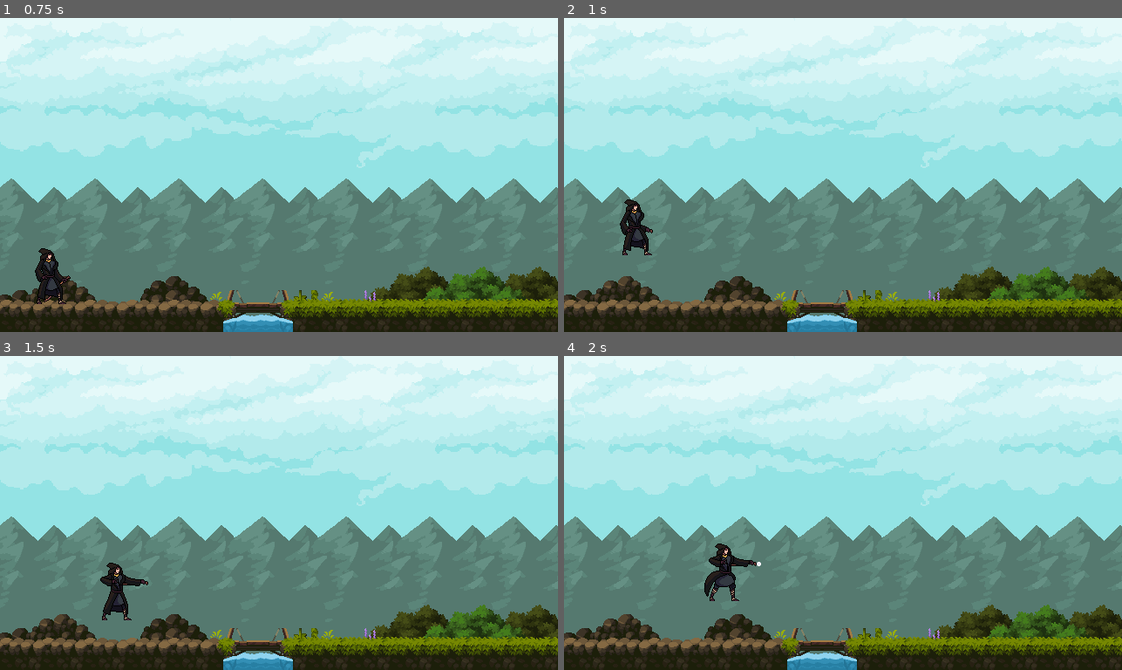
Above: before the commit, frames 1-4 (two rows, left to right).
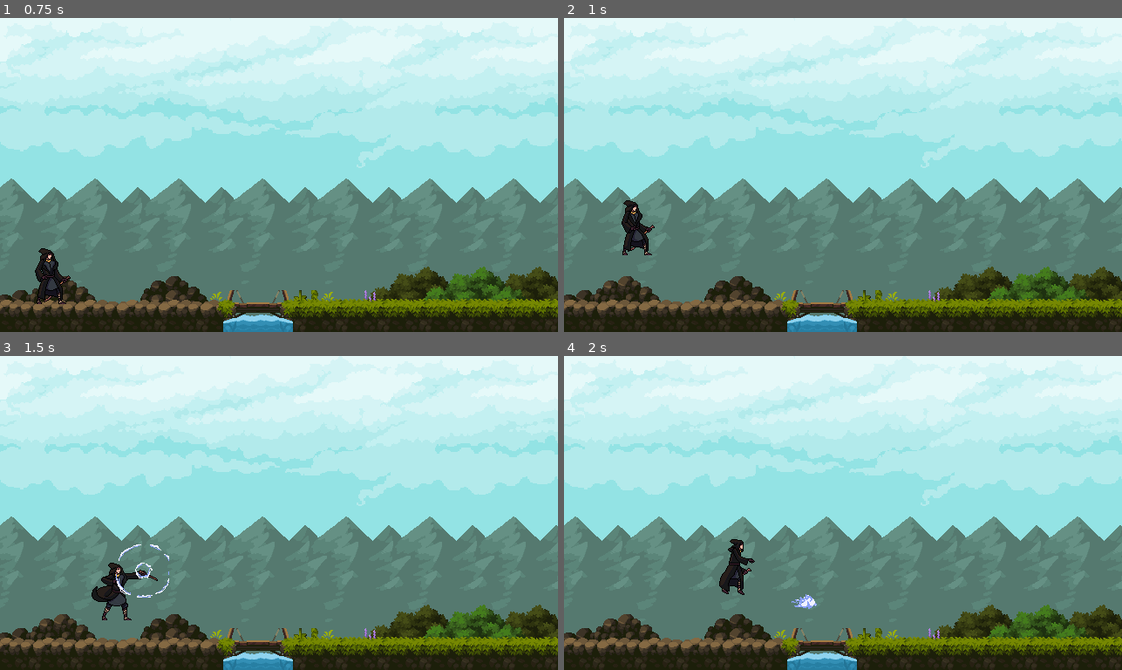
Above: after the commit, the same moments.

Repository: cshawi/2026-0SH-Team01
Game: Godot game, scene res://scenes/world_tomy.tscn
Two runs of this game, one before a commit and one after it. Both use one fixed random seed, a clock stepped at 60 frames per second and the inputs below.
Inputs (mouse positions are in pixels of both pictures, inside the frame that each line leads up to):
- Up to frame 1 (0.75 s): move the mouse to (401, 159) at 0.52 s; hold D (Right) from 0.53 s (still down); tap 1 (Attack_1) at 0.6 s
- Up to frame 2 (1 s): keep holding D (Right); tap Space (Jump) at 0.77 s; tap 2 (Attack_2) at 0.8 s
- Up to frame 3 (1.5 s): keep holding D (Right); tap Space (Jump) at 1.07 s; move the mouse to (167, 528) at 1.27 s; tap 2 (Attack_2) at 1.35 s
- Up to frame 4 (2 s): keep holding D (Right); tap Space (Jump) at 1.52, 1.82 s; click (731, 528) at 1.55 s

Frame 1 is identical in both runs. In frame 2, 0.2% of the frame differs, in the area x 10-17%, y 57-75%; in frame 3, 0.7%; in frame 4, 1.1%, in the area x 25-46%, y 58-81%.

Commit message:
adding muzzle rotation and levitation animation of the player

Diff:
--- a/h-t-g/project.godot
+++ b/h-t-g/project.godot
@@ -26,6 +26,7 @@
 [global_group]
 
 MoveableObjects=""
+enemies=""
 
 [input]
 
--- a/h-t-g/ressources/TileSet/buildings.tres
+++ b/h-t-g/ressources/TileSet/buildings.tres
@@ -1606,7 +1606,9 @@
 5:11/0 = 0
 5:11/0/physics_layer_0/polygon_0/points = PackedVector2Array(-8, -8, 8, -8, 8, 8, -8, 8)
 6:11/0 = 0
+6:11/0/physics_layer_0/polygon_0/points = PackedVector2Array(-8, -8, 8, -8, 8, 8, -8, 8)
 7:11/0 = 0
+7:11/0/physics_layer_0/polygon_0/points = PackedVector2Array(-8, -8, 8, -8, 8, 8, -8, 8)
 15:11/0 = 0
 16:11/0 = 0
 17:11/0 = 0
--- a/h-t-g/scenes/Levels Scenes/maze_doors.tscn
+++ b/h-t-g/scenes/Levels Scenes/maze_doors.tscn
@@ -1,10 +1,10 @@
 [gd_scene load_steps=11 format=4 uid="uid://b3r721pwfgx8d"]
 
-[ext_resource type="TileSet" uid="uid://s5ceul43hb5k" path="res://scenes/buildings.tres" id="1_4nkto"]
-[ext_resource type="Texture2D" uid="uid://de7sidwnkhlra" path="res://assets/sprites/Legacy-Fantasy - High Forest 2.0/Legacy-Fantasy - High Forest 2.3/Assets/Buildings.png" id="1_bswci"]
-[ext_resource type="Texture2D" uid="uid://clchnmpen0e5e" path="res://assets/sprites/Legacy-Fantasy - High Forest 2.0/Legacy-Fantasy - High Forest 2.3/Assets/Interior-01.png" id="2_rus8k"]
-[ext_resource type="Texture2D" uid="uid://c6f21f7oemb8o" path="res://assets/sprites/Legacy-Fantasy - High Forest 2.0/Legacy-Fantasy - High Forest 2.3/Assets/Tiles.png" id="3_rus8k"]
-[ext_resource type="Texture2D" uid="uid://d0nvnknq7rd7k" path="res://assets/sprites/Legacy-Fantasy - High Forest 2.0/Legacy-Fantasy - High Forest 2.3/Assets/Props-Rocks.png" id="4_5xbjy"]
+[ext_resource type="Texture2D" uid="uid://de7sidwnkhlra" path="res://assets/sprites/Background/Buildings.png" id="1_bswci"]
+[ext_resource type="TileSet" uid="uid://ua02pdlp8574" path="res://ressources/TileSet/buildings.tres" id="1_ykd8y"]
+[ext_resource type="Texture2D" uid="uid://clchnmpen0e5e" path="res://assets/sprites/Background/Interior-01.png" id="2_rus8k"]
+[ext_resource type="Texture2D" uid="uid://c6f21f7oemb8o" path="res://assets/sprites/Background/Tiles.png" id="3_rus8k"]
+[ext_resource type="Texture2D" uid="uid://d0nvnknq7rd7k" path="res://assets/sprites/Background/Props-Rocks.png" id="4_5xbjy"]
 
 [sub_resource type="TileSetAtlasSource" id="TileSetAtlasSource_fcfvj"]
 texture = ExtResource("1_bswci")
@@ -1440,7 +1440,7 @@
 
 [node name="BG_walls" type="TileMapLayer" parent="."]
 tile_map_data = PackedByteArray("AAAAAAAAAQABAAIAAAAAAAEAAQABAAMAAAAAAAIAAQABAAIAAAAAAAMAAQABAAMAAAAAAAQAAQABAAIAAAAAAA …(15008 unchanged characters)…
-tile_set = ExtResource("1_4nkto")
+tile_set = ExtResource("1_ykd8y")
 
 [node name="BG_details" type="TileMapLayer" parent="."]
 tile_map_data = PackedByteArray("AAAFAAgAAQACAAAAAAALAAgAAQADAAAAAAARAAgAAQAEAAAAAAASAAMAAQAHAAIAAAAQAAMAAQAFAAIAAAAKAA …(1984 unchanged characters)…
--- a/h-t-g/scenes/Player_scenes/player.tscn
+++ b/h-t-g/scenes/Player_scenes/player.tscn
@@ -1,10 +1,10 @@
-[gd_scene load_steps=52 format=3 uid="uid://cxfmddpxdyk6e"]
+[gd_scene load_steps=66 format=3 uid="uid://cxfmddpxdyk6e"]
 
 [ext_resource type="Script" uid="uid://dkorxokbrng2l" path="res://scripts/PlayerScripts/player.gd" id="1_c6c2d"]
 [ext_resource type="Texture2D" uid="uid://d1qiktfy6dij3" path="res://assets/icons/Wanderer Magican/Attack_1.png" id="1_m4mlr"]
 [ext_resource type="Texture2D" uid="uid://sq4jm5r73hf2" path="res://assets/icons/Wanderer Magican/Attack_2.png" id="2_c6c2d"]
-[ext_resource type="Texture2D" uid="uid://bw2uayhg43ly2" path="res://assets/icons/Wanderer Magican/Magic_arrow.png" id="3_tgep5"]
 [ext_resource type="Texture2D" uid="uid://d2a7ig6r5rq8w" path="res://assets/icons/Wanderer Magican/Jump.png" id="4_1colh"]
+[ext_resource type="Texture2D" uid="uid://cdlrbpro8g3g6" path="res://assets/icons/Wanderer Magican/Magic_sphere.png" id="5_c6c2d"]
 [ext_resource type="Texture2D" uid="uid://bg28ha1w1mei3" path="res://assets/icons/Wanderer Magican/Idle.png" id="5_tgep5"]
 [ext_resource type="Texture2D" uid="uid://bcu68iar05g3m" path="res://assets/icons/Wanderer Magican/Walk.png" id="7_tgep5"]
 [ext_resource type="PackedScene" uid="uid://ckdo3m2fn4exm" path="res://scenes/Player_scenes/spell.tscn" id="8_c6c2d"]
@@ -69,29 +69,85 @@
 atlas = ExtResource("2_c6c2d")
 region = Rect2(896, 0, 128, 128)
 
+[sub_resource type="AtlasTexture" id="AtlasTexture_c6c2d"]
+atlas = ExtResource("5_c6c2d")
+region = Rect2(0, 0, 128, 128)
+
+[sub_resource type="AtlasTexture" id="AtlasTexture_5j32w"]
+atlas = ExtResource("5_c6c2d")
+region = Rect2(128, 0, 128, 128)
+
+[sub_resource type="AtlasTexture" id="AtlasTexture_twym6"]
+atlas = ExtResource("5_c6c2d")
+region = Rect2(256, 0, 128, 128)
+
+[sub_resource type="AtlasTexture" id="AtlasTexture_4heqd"]
+atlas = ExtResource("5_c6c2d")
+region = Rect2(384, 0, 128, 128)
+
+[sub_resource type="AtlasTexture" id="AtlasTexture_ycui3"]
+atlas = ExtResource("5_c6c2d")
+region = Rect2(512, 0, 128, 128)
+
+[sub_resource type="AtlasTexture" id="AtlasTexture_sgjra"]
+atlas = ExtResource("5_c6c2d")
+region = Rect2(640, 0, 128, 128)
+
+[sub_resource type="AtlasTexture" id="AtlasTexture_vy8r2"]
+atlas = ExtResource("5_c6c2d")
+region = Rect2(768, 0, 128, 128)
+
+[sub_resource type="AtlasTexture" id="AtlasTexture_elu4l"]
+atlas = ExtResource("5_c6c2d")
+region = Rect2(896, 0, 128, 128)
+
+[sub_resource type="AtlasTexture" id="AtlasTexture_m2ur1"]
+atlas = ExtResource("5_c6c2d")
+region = Rect2(1024, 0, 128, 128)
+
+[sub_resource type="AtlasTexture" id="AtlasTexture_ykofo"]
+atlas = ExtResource("5_c6c2d")
+region = Rect2(1152, 0, 128, 128)
+
+[sub_resource type="AtlasTexture" id="AtlasTexture_urcjo"]
+atlas = ExtResource("5_c6c2d")
+region = Rect2(1280, 0, 128, 128)
+
+[sub_resource type="AtlasTexture" id="AtlasTexture_603re"]
+atlas = ExtResource("5_c6c2d")
+region = Rect2(896, 0, 128, 128)
+
+[sub_resource type="AtlasTexture" id="AtlasTexture_e7v7e"]
+atlas = ExtResource("5_c6c2d")
+region = Rect2(1024, 0, 128, 128)
+
+[sub_resource type="AtlasTexture" id="AtlasTexture_tgep5"]
+atlas = ExtResource("5_c6c2d")
+region = Rect2(0, 0, 128, 128)
+
+[sub_resource type="AtlasTexture" id="AtlasTexture_luqxt"]
+atlas = ExtResource("5_c6c2d")
+region = Rect2(128, 0, 128, 128)
+
+[sub_resource type="AtlasTexture" id="AtlasTexture_i82li"]
+atlas = ExtResource("5_c6c2d")
+region = Rect2(256, 0, 128, 128)
+
 [sub_resource type="AtlasTexture" id="AtlasTexture_6b3ea"]
-atlas = ExtResource("3_tgep5")
-region = Rect2(0, 0, 128, 128)
+atlas = ExtResource("5_c6c2d")
+region = Rect2(384, 0, 128, 128)
 
 [sub_resource type="AtlasTexture" id="AtlasTexture_1j1qo"]
-atlas = ExtResource("3_tgep5")
-region = Rect2(128, 0, 128, 128)
+atlas = ExtResource("5_c6c2d")
+region = Rect2(512, 0, 128, 128)
 
 [sub_resource type="AtlasTexture" id="AtlasTexture_gcdto"]
-atlas = ExtResource("3_tgep5")
-region = Rect2(256, 0, 128, 128)
+atlas = ExtResource("5_c6c2d")
+region = Rect2(640, 0, 128, 128)
 
 [sub_resource type="AtlasTexture" id="AtlasTexture_30gf8"]
-atlas = ExtResource("3_tgep5")
-region = Rect2(384, 0, 128, 128)
-
-[sub_resource type="AtlasTexture" id="AtlasTexture_5j32w"]
-atlas = ExtResource("3_tgep5")
-region = Rect2(512, 0, 128, 128)
-
-[sub_resource type="AtlasTexture" id="AtlasTexture_twym6"]
-atlas = ExtResource("3_tgep5")
-region = Rect2(640, 0, 128, 128)
+atlas = ExtResource("5_c6c2d")
+region = Rect2(768, 0, 128, 128)
 
 [sub_resource type="AtlasTexture" id="AtlasTexture_1colh"]
 atlas = ExtResource("5_tgep5")
@@ -229,26 +285,96 @@
 }, {
 "frames": [{
 "duration": 1.0,
-"texture": SubResource("AtlasTexture_6b3ea")
-}, {
-"duration": 1.0,
-"texture": SubResource("AtlasTexture_1j1qo")
-}, {
-"duration": 1.0,
-"texture": SubResource("AtlasTexture_gcdto")
-}, {
-"duration": 1.0,
-"texture": SubResource("AtlasTexture_30gf8")
+"texture": SubResource("AtlasTexture_c6c2d")
 }, {
 "duration": 1.0,
 "texture": SubResource("AtlasTexture_5j32w")
 }, {
 "duration": 1.0,
 "texture": SubResource("AtlasTexture_twym6")
+}, {
+"duration": 1.0,
+"texture": SubResource("AtlasTexture_4heqd")
+}, {
+"duration": 1.0,
+"texture": SubResource("AtlasTexture_ycui3")
+}, {
+"duration": 1.0,
+"texture": SubResource("AtlasTexture_sgjra")
+}, {
+"duration": 1.0,
+"texture": SubResource("AtlasTexture_vy8r2")
+}, {
+"duration": 1.0,
+"texture": SubResource("AtlasTexture_elu4l")
+}, {
+"duration": 1.0,
+"texture": SubResource("AtlasTexture_m2ur1")
+}, {
+"duration": 1.0,
+"texture": SubResource("AtlasTexture_ykofo")
+}, {
+"duration": 1.0,
+"texture": SubResource("AtlasTexture_urcjo")
+}, {
+"duration": 1.0,
+"texture": SubResource("AtlasTexture_ykofo")
+}, {
+"duration": 1.0,
+"texture": SubResource("AtlasTexture_urcjo")
+}, {
+"duration": 1.0,
+"texture": SubResource("AtlasTexture_ykofo")
+}, {
+"duration": 1.0,
+"texture": SubResource("AtlasTexture_urcjo")
+}, {
+"duration": 1.0,
+"texture": SubResource("AtlasTexture_ykofo")
+}, {
+"duration": 1.0,
+"texture": SubResource("AtlasTexture_urcjo")
 }],
 "loop": false,
 "name": &"casting",
-"speed": 10.0
+"speed": 5.0
+}, {
+"frames": [{
+"duration": 1.0,
+"texture": SubResource("AtlasTexture_603re")
+}, {
+"duration": 1.0,
+"texture": SubResource("AtlasTexture_e7v7e")
+}],
+"loop": true,
+"name": &"casting_levitation",
+"speed": 3.0
+}, {
+"frames": [{
+"duration": 1.0,
+"texture": SubResource("AtlasTexture_tgep5")
+}, {
+"duration": 1.0,
+"texture": SubResource("AtlasTexture_luqxt")
+}, {
+"duration": 1.0,
+"texture": SubResource("AtlasTexture_i82li")
+}, {
+"duration": 1.0,
+"texture": SubResource("AtlasTexture_6b3ea")
+}, {
+"duration": 1.0,
+"texture": SubResource("AtlasTexture_1j1qo")
+}, {
+"duration": 1.0,
+"texture": SubResource("AtlasTexture_gcdto")
+}, {
+"duration": 1.0,
+"texture": SubResource("AtlasTexture_30gf8")
+}],
+"loop": false,
+"name": &"casting_start",
+"speed": 5.0
 }, {
 "frames": [{
 "duration": 1.0,
@@ -340,7 +466,7 @@
 [node name="PlayerAnimation" type="AnimatedSprite2D" parent="."]
 position = Vector2(4, -29)
 sprite_frames = SubResource("SpriteFrames_tgep5")
-animation = &"attack_2"
+animation = &"idle"
 
 [node name="Hurtbox" type="Area2D" parent="."]
 visible = false
@@ -365,3 +491,5 @@
 position = Vector2(66, -10)
 
 [connection signal="animation_finished" from="PlayerAnimation" to="." method="_on_player_animation_animation_finished"]
+[connection signal="body_entered" from="AttackRange" to="." method="_on_attack_range_body_entered"]
+[connection signal="body_exited" from="AttackRange" to="." method="_on_attack_range_body_exited"]
--- a/h-t-g/scripts/PlayerScripts/player.gd
+++ b/h-t-g/scripts/PlayerScripts/player.gd
@@ -7,21 +7,29 @@
 @onready var muzzle: Marker2D = $Muzzle
 @onready var attack_range_shape: CollisionShape2D = $AttackRange/AttackRangeShape
 @onready var attack_range = attack_range_shape.shape.radius
+@onready var attack_range_area: Area2D = $AttackRange
 
 const SPEED = 100
 const JUMP_FORCE = -350
 const GRAVITY = 900
+
+var muzzle_offset: Vector2
+var enemies_in_range: Array[Node2D] = []
 var damage: float
+var is_attacking := false
 var is_casting := false
+var was_casting := false
 var spell: Area2D
 var attack_animation: AnimatedSprite2D
 
 
 func _ready() -> void:
-	pass
+	muzzle_offset = muzzle.position
+
 
 func _physics_process(delta):
-	#is_casting = Input.is_action_pressed("Cast")
+	is_casting = Input.is_action_pressed("Cast")
+
 	# gravité
 	if not is_on_floor():
 		velocity.y += GRAVITY * delta
@@ -30,51 +38,120 @@
 	var direction = Input.get_axis("Left", "Right")
 	velocity.x = direction * SPEED
 
-	if not is_casting:
-		if velocity.x == 0 && velocity.y == 0:
-			player_animation.play("idle")
-		elif velocity.y != 0:
-			player_animation.play("jump")
-		else:
-			player_animation.play("walk")
-
-	player_animation.flip_h = true if direction < 0 else false
+	# flip
+	if direction < 0:
+		player_animation.flip_h = true
+	elif direction > 0:
+		player_animation.flip_h = false
 
 	# jump
 	if Input.is_action_just_pressed("Jump") and is_on_floor():
-		#if not is_casting:
-			#player_animation.play("jump")
 		velocity.y = JUMP_FORCE
 
 	# attaques
-	if Input.is_action_just_pressed("Attack_1"):
-		print("attaque 1")
-		is_casting = true
-		player_animation.play("attack_1")
+	if not is_casting and not is_attacking:
+		if Input.is_action_just_pressed("Attack_1"):
+			print("attaque 1")
+			is_attacking = true
+			player_animation.play("attack_1")
 
-	if Input.is_action_just_pressed("Attack_2"):
-		print("attaque 2")
-		is_casting = true
-		player_animation.play("attack_2")
+		elif Input.is_action_just_pressed("Attack_2"):
+			print("attaque 2")
+			is_attacking = true
+			player_animation.play("attack_2")
+
+	# cast : jouer seulement au moment où on commence
+	if is_casting and not was_casting and not is_attacking:
+		print("Lévitation !!!")
+		player_animation.play("casting_start")
+
+	# animations normales
+	if not is_attacking and not is_casting:
+		if velocity.y != 0:
+			if player_animation.animation != "jump":
+				player_animation.play("jump")
+		elif velocity.x != 0:
+			if player_animation.animation != "walk":
+				player_animation.play("walk")
+		else:
+			if player_animation.animation != "idle":
+				player_animation.play("idle")
+
+	was_casting = is_casting
+
+	update_muzzle()
 
 	move_and_slide()
 
 
 func _on_player_animation_animation_finished() -> void:
 	print(player_animation.animation)
-	if player_animation.animation != "attack_1" && player_animation.animation != "attack_2":
+
+	if player_animation.animation != "attack_1" and player_animation.animation != "attack_2" and player_animation.animation != "casting_start":
 		return
-	print("fin aniamtion: ", player_animation.animation)
-	shoot()
-	is_casting = false
 
-func shoot():
+	if player_animation.animation == "attack_1" or player_animation.animation == "attack_2":
+		shoot()
+		is_attacking = false
+	elif player_animation.animation == "casting_start":
+		if is_casting:
+			player_animation.play("casting_levitation")
+		else:
+			player_animation.play("idle")
+
+func get_closest_enemy():
+	var enemies = get_tree().get_nodes_in_group("enemies")
+	var closest_enemy = null
+	var shortest_distance = attack_range
+
+	for enemy in enemies:
+		if enemy == null:
+			continue
+		if not is_instance_valid(enemy) or enemy.is_queued_for_deletion():
+			continue
+
+		var distance = attack_range_area.global_position.distance_to(enemy.global_position)
+		if distance <= shortest_distance:
+			shortest_distance = distance
+			closest_enemy = enemy
+
+	return closest_enemy
+
+func shoot() -> void:
+	var target = get_closest_enemy()
+
 	spell = spell_scene.instantiate()
 	spell.global_position = muzzle.global_position
-	spell.global_rotation = muzzle.global_rotation
+
+	if target != null:
+		spell.look_at(target.global_position)
+	else:
+		spell.global_rotation = muzzle.global_rotation
 
 	if spell.has_method("setup"):
-		spell.setup(SPEED*2, damage, attack_range)
+		spell.setup(SPEED * 2, damage, attack_range)
+
 	get_tree().current_scene.add_child(spell)
+
 	attack_animation = spell.get_node("AttackAnimation")
-	attack_animation.play("charge_1_start") if player_animation.animation == "attack_1" else attack_animation.play("charge_2")
+	if player_animation.animation == "attack_1":
+		attack_animation.play("charge_1_start")
+	else:
+		attack_animation.play("charge_2")
+
+func update_muzzle() -> void:
+	if player_animation.flip_h:
+		muzzle.position.x = -abs(muzzle_offset.x)
+		muzzle.rotation = PI
+	else:
+		muzzle.position.x = abs(muzzle_offset.x)
+		muzzle.rotation = 0.0
+
+func _on_attack_range_body_entered(body: Node2D) -> void:
+	if body.is_in_group("enemies"):
+		enemies_in_range.append(body)
+
+
+func _on_attack_range_body_exited(body: Node2D) -> void:
+	if body.is_in_group("enemies"):
+		enemies_in_range.erase(body)
